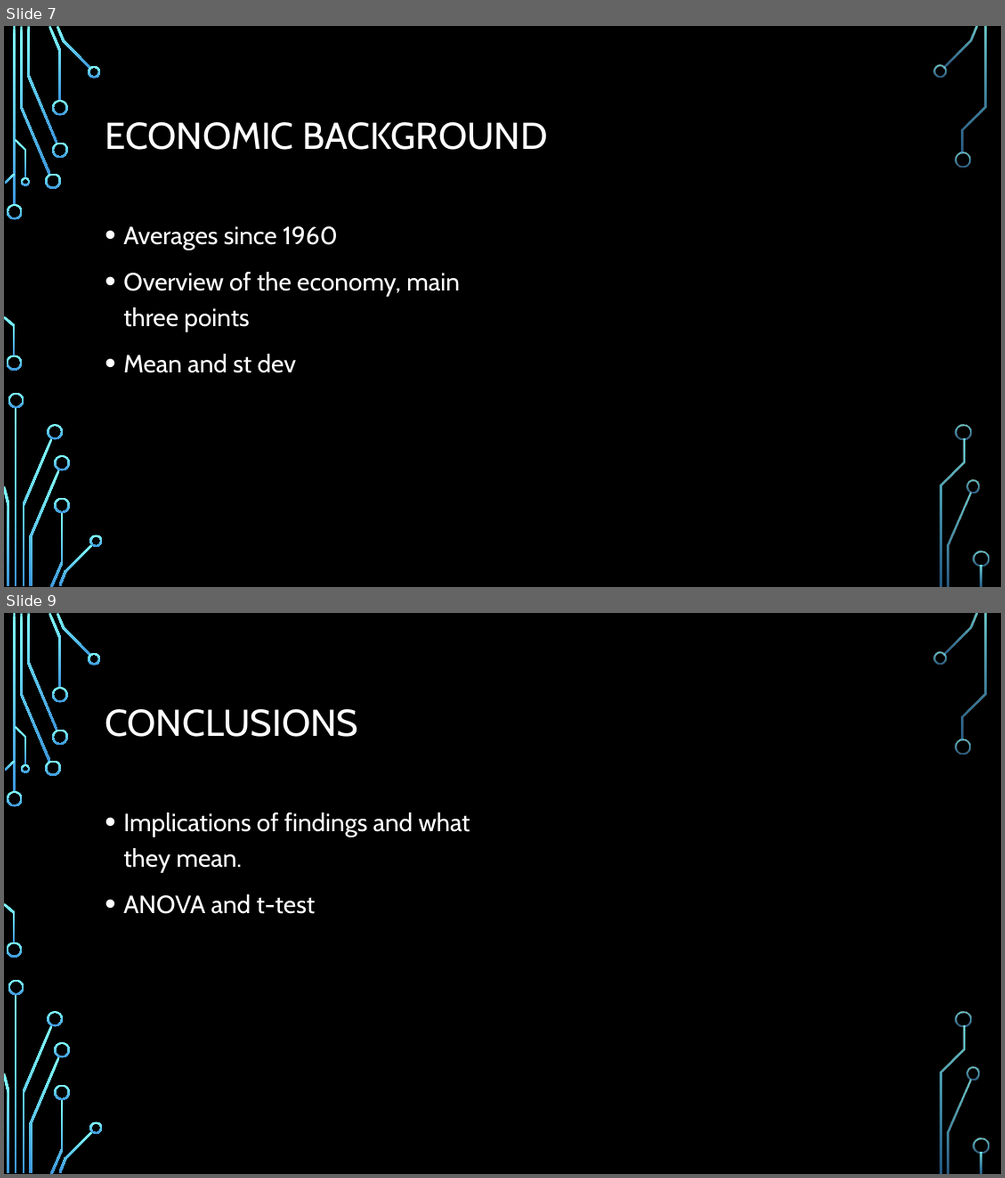
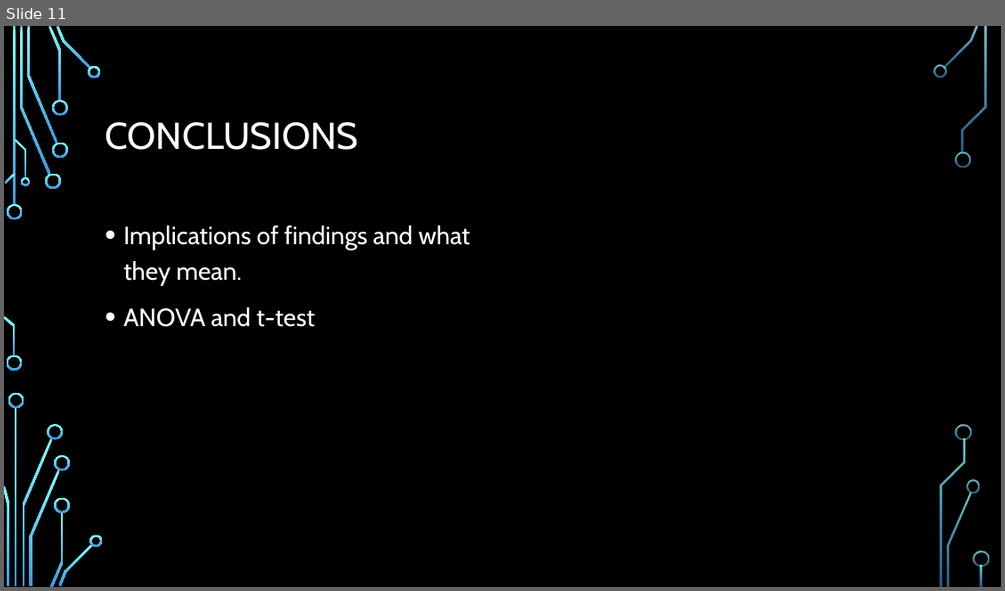
Before and after one commit to kennknisley/project-one-back, a slide deck: Iceland_presentation.pptx. Shown one above the other, each under a label of ours: slides 7 and 9 before the commit, slide 11 after it; the slides between them are not shown. The pictures are 1005x1178 and 1005x591 pixels, drawn with LibreOffice and Linux fonts; fonts in the diff are those of the drawing; background and template pictures are left out. Boxes give left, top, right and bottom in pixels: in the first picture for what was removed or moved away, otherwise in the second. Text is boxed around its words. In the diff, an @@ line names an element or a change of style, - is before the commit and + after.

```diff
--- a/Iceland_presentation.pptx
+++ b/Iceland_presentation.pptx
@@ slide 7 removed at [4, 26, 1001, 587], background picture (left out); not listed: 36 template elements that a slide beside it also shows @@
@@ title removed at [105, 122, 548, 150] @@
-ECONOMIC BACKGROUND
@@ text removed at [123, 226, 460, 373] @@
-• Averages since 1960
-• Overview of the economy, main three points
-• Mean and st dev
@@ what was slide 9 is now slide 11 @@
```
Also in this commit, not shown: 6 slides changed, 4 slides added, 1 other slide removed, 7 other files.
